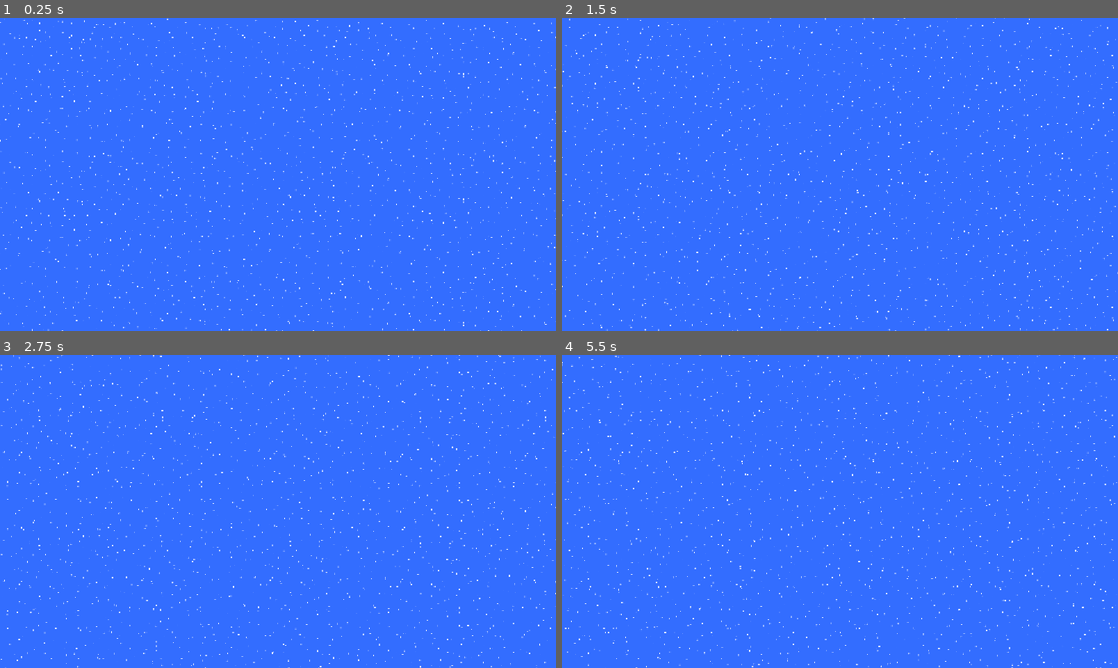
Above: before the commit, frames 1-4 (two rows, left to right).
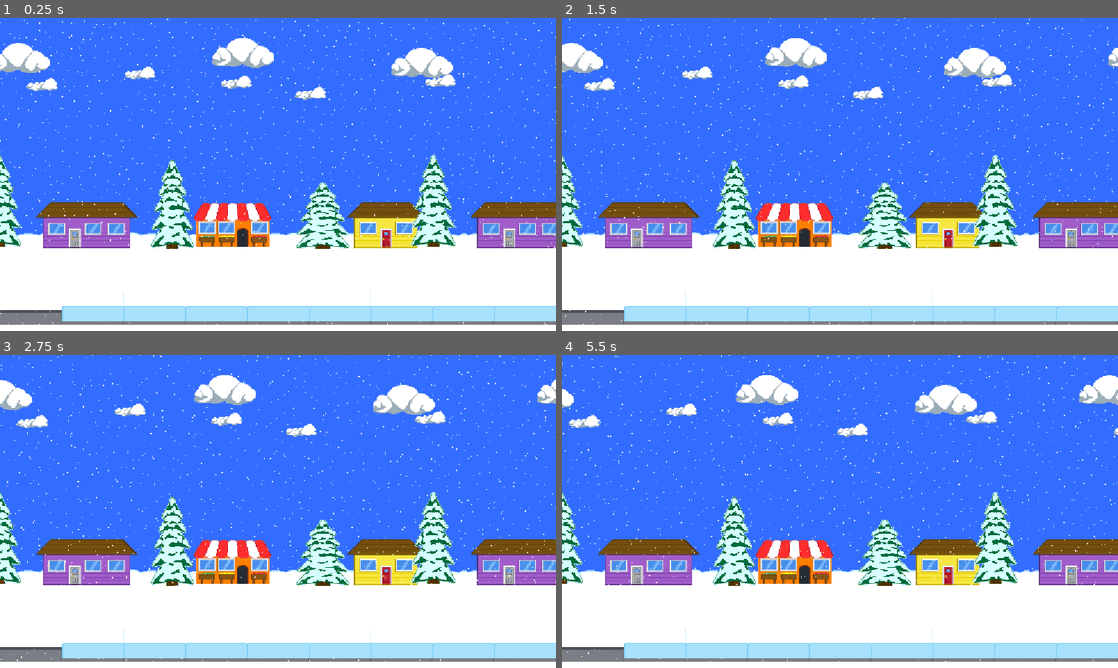
Above: after the commit, the same moments.

Repository: gainax2k1/let-it-snow
Game: Godot game, scene res://Scenes/game.tscn
Two runs of this game, one before a commit and one after it. Both use one fixed random seed, a clock stepped at 60 frames per second and the inputs below. This scene is started directly instead of the project's main scene.
Inputs (mouse positions are in pixels of both pictures, inside the frame that each line leads up to):
- Up to frame 1 (0.25 s): no input
- Up to frame 2 (1.5 s): move the mouse to (962, 158) at 0.52 s; move the mouse to (728, 190) at 1.27 s
- Up to frame 3 (2.75 s): move the mouse to (333, 442) at 2.02 s
- Up to frame 4 (5.5 s): move the mouse to (812, 574) at 2.77 s; move the mouse to (1006, 558) at 3.52 s; move the mouse to (673, 464) at 4.27 s; move the mouse to (867, 511) at 5.02 s

The runs differ from the first frame. In frame 1, 43% of the frame differs, in the area x 0-100%, y 6-100%; in frame 2, 43%; in frame 3, 43%; in frame 4, 43%.

Commit message:
background, falling snow, clouds, sidewalk

Diff:
--- /dev/null
+++ b/Graphics/snow-sidewalk-frames.tres
@@ -0,0 +1,67 @@
+[gd_resource type="SpriteFrames" format=3 uid="uid://c7703a5py3wii"]
+
+[ext_resource type="Texture2D" uid="uid://cf3vxvrprivbo" path="res://Graphics/snow-levels-Sheet.png" id="1_on7ad"]
+
+[sub_resource type="AtlasTexture" id="AtlasTexture_1l0tm"]
+atlas = ExtResource("1_on7ad")
+region = Rect2(896, 0, 128, 512)
+
+[sub_resource type="AtlasTexture" id="AtlasTexture_v158k"]
+atlas = ExtResource("1_on7ad")
+region = Rect2(0, 0, 128, 512)
+
+[sub_resource type="AtlasTexture" id="AtlasTexture_h4fw4"]
+atlas = ExtResource("1_on7ad")
+region = Rect2(128, 0, 128, 512)
+
+[sub_resource type="AtlasTexture" id="AtlasTexture_ldgsr"]
+atlas = ExtResource("1_on7ad")
+region = Rect2(256, 0, 128, 512)
+
+[sub_resource type="AtlasTexture" id="AtlasTexture_o5yvi"]
+atlas = ExtResource("1_on7ad")
+region = Rect2(384, 0, 128, 512)
+
+[sub_resource type="AtlasTexture" id="AtlasTexture_rku1e"]
+atlas = ExtResource("1_on7ad")
+region = Rect2(512, 0, 128, 512)
+
+[sub_resource type="AtlasTexture" id="AtlasTexture_rfjv2"]
+atlas = ExtResource("1_on7ad")
+region = Rect2(640, 0, 128, 512)
+
+[sub_resource type="AtlasTexture" id="AtlasTexture_1phco"]
+atlas = ExtResource("1_on7ad")
+region = Rect2(768, 0, 128, 512)
+
+[resource]
+animations = [{
+"frames": [{
+"duration": 1.0,
+"texture": SubResource("AtlasTexture_1l0tm")
+}, {
+"duration": 1.0,
+"texture": SubResource("AtlasTexture_v158k")
+}, {
+"duration": 1.0,
+"texture": SubResource("AtlasTexture_h4fw4")
+}, {
+"duration": 1.0,
+"texture": SubResource("AtlasTexture_ldgsr")
+}, {
+"duration": 1.0,
+"texture": SubResource("AtlasTexture_o5yvi")
+}, {
+"duration": 1.0,
+"texture": SubResource("AtlasTexture_rku1e")
+}, {
+"duration": 1.0,
+"texture": SubResource("AtlasTexture_rfjv2")
+}, {
+"duration": 1.0,
+"texture": SubResource("AtlasTexture_1phco")
+}],
+"loop": 0,
+"name": &"default",
+"speed": 5.0
+}]
--- /dev/null
+++ b/Scenes/clouds.tscn
@@ -0,0 +1,75 @@
+[gd_scene format=3 uid="uid://cqk7pjtv6jen8"]
+
+[ext_resource type="Texture2D" uid="uid://0wk6q1hjngvr" path="res://Graphics/cloud_small.png" id="1_hmje7"]
+[ext_resource type="Texture2D" uid="uid://bf6s02eceljfv" path="res://Graphics/cloud_large.png" id="1_ntjbq"]
+
+[node name="Clouds" type="Node2D" unique_id=841633028]
+
+[node name="SmallClouds" type="Parallax2D" parent="." unique_id=916665228]
+scroll_offset = Vector2(0, -17)
+repeat_size = Vector2(2400, 0)
+autoscroll = Vector2(-8, 0)
+
+[node name="CloudSmall" type="Sprite2D" parent="SmallClouds" unique_id=1571791898]
+position = Vector2(138, 167)
+texture = ExtResource("1_hmje7")
+
+[node name="CloudSmall2" type="Sprite2D" parent="SmallClouds" unique_id=211570288]
+position = Vector2(340, 143)
+texture = ExtResource("1_hmje7")
+
+[node name="CloudSmall3" type="Sprite2D" parent="SmallClouds" unique_id=1549650331]
+position = Vector2(540, 162)
+texture = ExtResource("1_hmje7")
+
+[node name="CloudSmall4" type="Sprite2D" parent="SmallClouds" unique_id=63982404]
+position = Vector2(694, 185)
+texture = ExtResource("1_hmje7")
+
+[node name="CloudSmall6" type="Sprite2D" parent="SmallClouds" unique_id=2112026299]
+position = Vector2(962, 159)
+texture = ExtResource("1_hmje7")
+
+[node name="CloudSmall8" type="Sprite2D" parent="SmallClouds" unique_id=773307983]
+position = Vector2(1268, 184)
+texture = ExtResource("1_hmje7")
+
+[node name="CloudSmall10" type="Sprite2D" parent="SmallClouds" unique_id=2133608743]
+position = Vector2(1600, 200)
+texture = ExtResource("1_hmje7")
+
+[node name="CloudSmall12" type="Sprite2D" parent="SmallClouds" unique_id=1366088799]
+position = Vector2(1927, 155)
+texture = ExtResource("1_hmje7")
+
+[node name="CloudSmall14" type="Sprite2D" parent="SmallClouds" unique_id=1478090540]
+position = Vector2(2223, 175)
+texture = ExtResource("1_hmje7")
+
+[node name="BigClouds" type="Parallax2D" parent="." unique_id=1811218699]
+repeat_size = Vector2(2200, 0)
+autoscroll = Vector2(-15, 0)
+
+[node name="CloudLarge" type="Sprite2D" parent="BigClouds" unique_id=1805716270]
+position = Vector2(91, 97)
+texture = ExtResource("1_ntjbq")
+
+[node name="CloudLarge2" type="Sprite2D" parent="BigClouds" unique_id=984323798]
+position = Vector2(556, 86)
+texture = ExtResource("1_ntjbq")
+
+[node name="CloudLarge3" type="Sprite2D" parent="BigClouds" unique_id=862833773]
+position = Vector2(926, 107)
+texture = ExtResource("1_ntjbq")
+
+[node name="CloudLarge4" type="Sprite2D" parent="BigClouds" unique_id=1097298585]
+position = Vector2(1266, 87)
+texture = ExtResource("1_ntjbq")
+
+[node name="CloudLarge5" type="Sprite2D" parent="BigClouds" unique_id=1657991005]
+position = Vector2(1655, 98)
+texture = ExtResource("1_ntjbq")
+
+[node name="CloudLarge6" type="Sprite2D" parent="BigClouds" unique_id=2066623906]
+position = Vector2(2008, 48)
+texture = ExtResource("1_ntjbq")
--- a/Scenes/game.tscn
+++ b/Scenes/game.tscn
@@ -1,7 +1,129 @@
 [gd_scene format=3 uid="uid://dwyffr2vv0g0b"]
 
 [ext_resource type="PackedScene" uid="uid://k7gcv7rjlii0" path="res://Scenes/snow.tscn" id="1_ebmjs"]
+[ext_resource type="PackedScene" uid="uid://cqk7pjtv6jen8" path="res://Scenes/clouds.tscn" id="1_wrm1d"]
+[ext_resource type="Texture2D" uid="uid://cv14qe5d01ofk" path="res://Graphics/snow-bg.png" id="2_qxrlw"]
+[ext_resource type="PackedScene" uid="uid://nk6qwt1o8tdn" path="res://Scenes/houses.tscn" id="4_3dryh"]
+[ext_resource type="Texture2D" uid="uid://cicaxubwy7nj" path="res://Graphics/sidewalk.png" id="5_wowpa"]
+[ext_resource type="SpriteFrames" uid="uid://c7703a5py3wii" path="res://Graphics/snow-sidewalk-frames.tres" id="6_i6g32"]
 
 [node name="Game" type="Node2D" unique_id=1676320545]
+metadata/_edit_horizontal_guides_ = [662.0, 604.0, 628.0]
 
-[node name="Snow" parent="." unique_id=2066052173 instance=ExtResource("1_ebmjs")]
+[node name="Clouds" parent="." unique_id=841633028 instance=ExtResource("1_wrm1d")]
+position = Vector2(-48, -15)
+
+[node name="SnowGround" type="TileMapLayer" parent="." unique_id=2105886224]
+
+[node name="SnowBg" type="Sprite2D" parent="SnowGround" unique_id=1332615918]
+position = Vector2(-130, 533)
+texture = ExtResource("2_qxrlw")
+
+[node name="SnowBg2" type="Sprite2D" parent="SnowGround" unique_id=680322025]
+position = Vector2(126, 533)
+texture = ExtResource("2_qxrlw")
+
+[node name="SnowBg3" type="Sprite2D" parent="SnowGround" unique_id=2003483844]
+position = Vector2(382, 533)
+texture = ExtResource("2_qxrlw")
+
+[node name="SnowBg4" type="Sprite2D" parent="SnowGround" unique_id=1847703174]
+position = Vector2(638, 533)
+texture = ExtResource("2_qxrlw")
+
+[node name="SnowBg5" type="Sprite2D" parent="SnowGround" unique_id=643898425]
+position = Vector2(894, 533)
+texture = ExtResource("2_qxrlw")
+
+[node name="SnowBg6" type="Sprite2D" parent="SnowGround" unique_id=146956560]
+position = Vector2(1149, 533)
+texture = ExtResource("2_qxrlw")
+
+[node name="SnowBg7" type="Sprite2D" parent="SnowGround" unique_id=1625032189]
+position = Vector2(1404, 533)
+texture = ExtResource("2_qxrlw")
+
+[node name="Houses" parent="." unique_id=807584422 instance=ExtResource("4_3dryh")]
+position = Vector2(-33, 190)
+
+[node name="Sidewalk" type="TileMapLayer" parent="." unique_id=1173466607]
+
+[node name="Sidewalk2" type="Sprite2D" parent="Sidewalk" unique_id=723007469]
+position = Vector2(-128, 620)
+texture = ExtResource("5_wowpa")
+
+[node name="Sidewalk3" type="Sprite2D" parent="Sidewalk" unique_id=1075559461]
+position = Vector2(128, 620)
+texture = ExtResource("5_wowpa")
+
+[node name="Sidewalk4" type="Sprite2D" parent="Sidewalk" unique_id=2114303497]
+position = Vector2(384, 620)
+texture = ExtResource("5_wowpa")
+
+[node name="Sidewalk5" type="Sprite2D" parent="Sidewalk" unique_id=1901006983]
+position = Vector2(640, 620)
+texture = ExtResource("5_wowpa")
+
+[node name="Sidewalk6" type="Sprite2D" parent="Sidewalk" unique_id=1394457194]
+position = Vector2(896, 620)
+texture = ExtResource("5_wowpa")
+
+[node name="Sidewalk7" type="Sprite2D" parent="Sidewalk" unique_id=2056622386]
+position = Vector2(1152, 620)
+texture = ExtResource("5_wowpa")
+
+[node name="Sidewalk8" type="Sprite2D" parent="Sidewalk" unique_id=39610290]
+position = Vector2(1408, 620)
+texture = ExtResource("5_wowpa")
+
+[node name="FallingSnow" parent="." unique_id=2066052173 instance=ExtResource("1_ebmjs")]
+
+[node name="Snow01" type="AnimatedSprite2D" parent="." unique_id=573941232]
+position = Vector2(192, 372)
+sprite_frames = ExtResource("6_i6g32")
+frame = 1
+
+[node name="Snow02" type="AnimatedSprite2D" parent="." unique_id=275103893]
+position = Vector2(320, 372)
+sprite_frames = ExtResource("6_i6g32")
+frame = 1
+
+[node name="Snow03" type="AnimatedSprite2D" parent="." unique_id=2117574442]
+position = Vector2(448, 372)
+sprite_frames = ExtResource("6_i6g32")
+frame = 1
+
+[node name="Snow04" type="AnimatedSprite2D" parent="." unique_id=1646818329]
+position = Vector2(576, 372)
+sprite_frames = ExtResource("6_i6g32")
+frame = 1
+
+[node name="Snow05" type="AnimatedSprite2D" parent="." unique_id=1115452133]
+position = Vector2(704, 372)
+sprite_frames = ExtResource("6_i6g32")
+frame = 1
+
+[node name="Snow06" type="AnimatedSprite2D" parent="." unique_id=53595469]
+position = Vector2(832, 372)
+sprite_frames = ExtResource("6_i6g32")
+frame = 1
+
+[node name="Snow07" type="AnimatedSprite2D" parent="." unique_id=1343003602]
+position = Vector2(960, 372)
+sprite_frames = ExtResource("6_i6g32")
+frame = 1
+
+[node name="Snow08" type="AnimatedSprite2D" parent="." unique_id=1377574262]
+position = Vector2(1088, 372)
+sprite_frames = ExtResource("6_i6g32")
+frame = 1
+
+[node name="Snow09" type="AnimatedSprite2D" parent="." unique_id=315186513]
+position = Vector2(1216, 372)
+sprite_frames = ExtResource("6_i6g32")
+frame = 1
+
+[node name="Snow10" type="AnimatedSprite2D" parent="." unique_id=1645464072]
+position = Vector2(1344, 372)
+sprite_frames = ExtResource("6_i6g32")
+frame = 1
--- /dev/null
+++ b/Scenes/houses.tscn
@@ -0,0 +1,40 @@
+[gd_scene format=3 uid="uid://nk6qwt1o8tdn"]
+
+[ext_resource type="Texture2D" uid="uid://dqfm8jv0rqt6f" path="res://Graphics/home-outside.png" id="1_8fapq"]
+[ext_resource type="Texture2D" uid="uid://sjhsdc8ui5mx" path="res://Graphics/friends-house-outside.png" id="2_j3bsq"]
+[ext_resource type="Texture2D" uid="uid://b628204lxq22h" path="res://Graphics/shop-outside.png" id="3_r7qak"]
+[ext_resource type="Texture2D" uid="uid://cx2jg6gmlra1h" path="res://Graphics/pine-tree.png" id="4_j3bsq"]
+
+[node name="Houses" type="Node2D" unique_id=807584422]
+metadata/_edit_horizontal_guides_ = [286.0]
+
+[node name="Parallax2D" type="Parallax2D" parent="." unique_id=1278663590]
+scroll_scale = Vector2(0.5, 0.5)
+repeat_size = Vector2(900, 0)
+
+[node name="HomeOutside" type="Sprite2D" parent="Parallax2D" unique_id=262330994]
+position = Vector2(-67, 238)
+texture = ExtResource("1_8fapq")
+
+[node name="FriendsHouseOutside" type="Sprite2D" parent="Parallax2D" unique_id=590806537]
+position = Vector2(224, 238)
+texture = ExtResource("2_j3bsq")
+
+[node name="ShopOutside" type="Sprite2D" parent="Parallax2D" unique_id=1301258957]
+position = Vector2(515, 237)
+texture = ExtResource("3_r7qak")
+
+[node name="PineTree" type="Sprite2D" parent="Parallax2D" unique_id=972475434]
+position = Vector2(32, 189.00003)
+scale = Vector2(0.375, 0.375)
+texture = ExtResource("4_j3bsq")
+
+[node name="PineTree2" type="Sprite2D" parent="Parallax2D" unique_id=1281481361]
+position = Vector2(390.99997, 194.99998)
+scale = Vector2(0.36328125, 0.36328125)
+texture = ExtResource("4_j3bsq")
+
+[node name="PineTree3" type="Sprite2D" parent="Parallax2D" unique_id=35562715]
+position = Vector2(703, 219.00002)
+scale = Vector2(0.453125, 0.26953125)
+texture = ExtResource("4_j3bsq")
--- a/project_time_tracker.json
+++ b/project_time_tracker.json
@@ -1,6 +1,6 @@
 {
-  "2D": 2026.739,
+  "2D": 4676.914,
   "Asset Store": 4.559,
-  "Game": 333.498,
+  "Game": 486.597,
   "Script": 130.972
 }
Binary file added: Graphics/cloud_large.png
Not shown, added: Graphics/cloud_large.png.import
Binary file added: Graphics/cloud_small.png
Not shown, added: Graphics/cloud_small.png.import
Binary file added: Graphics/friends-house-outside.aseprite
Binary file added: Graphics/friends-house-outside.png
Not shown, added: Graphics/friends-house-outside.png.import
Binary file added: Graphics/home-outside.aseprite
Binary file added: Graphics/home-outside.png
Not shown, added: Graphics/home-outside.png.import
Binary file added: Graphics/pine-tree.aseprite
Binary file added: Graphics/pine-tree.png
(and 14 more such lines)
